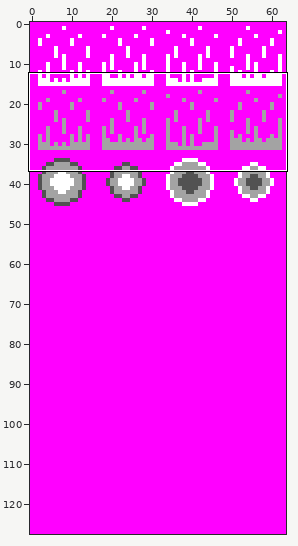
Two versions of one sprite sheet, data/entities.ch.png. Above, an overview of the earlier version with the close-up marked.
Close-up. As it was:
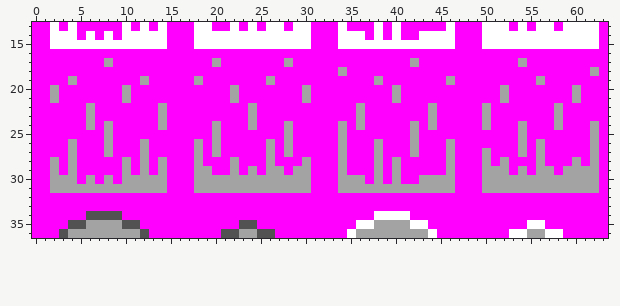
The file is 64x128 pixels. Shown: x 0..63, y 13..36.
The same view after the edit:
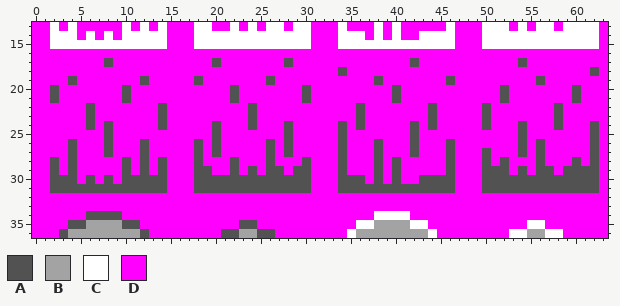
Palette (. is transparent): A #525252  B #a3a3a3  C #ffffff  D #ff00ff
Difference:
Changed rows in their new state; - is an unchanged pixel.
first column x 2:
17 ------A-----------A-------A-------------A-----------A--------
18 --------------------------------A---------------------------A
19 --A-------A-----A-------A-----------A-------A---------A------
20 A-------A-----------A-------A---------A-----------A-------A--
21 A-------A-----------A-------A---------A-----------A-------A--
22 ----A-------A---------A-----------A-------A-----A-------A----
23 ----A-------A---------A-----------A-------A-----A-------A----
24 ----A-A-----A-----A---A---A-----A-A-----A-A-----A---A---A---A
25 ------A-----------A-------A-----A-------A-----------A-------A
26 --A---A---A-----A-A-----A-A-----A---A---A---A-------A-A-----A
27 --A---A---A-----A-A-----A-A-----A---A---A---A---A---A-A-----A
28 A-A-----A-A-A---A---A---A---A---A---A-A-----A---A-A---A---A-A
29 A-A-----A-A-A---AA--A-A-AA-AA---A---A-A-----A---AAA-A-AA-AAAA
30 AAA-A-A-AAAAA---AAAAAAAAAAAAA---AAA-A-A--AAAA---AAAAAAAAAAAAA
31 AAAAAAAAAAAAA---AAAAAAAAAAAAA---AAAAAAAAAAAAA---AAAAAAAAAAAAA
Changed places in both close-ups, as pixel boxes (x1, y1, x2, y2):
changed: (50, 58, 167, 193)
changed: (194, 58, 599, 193)
